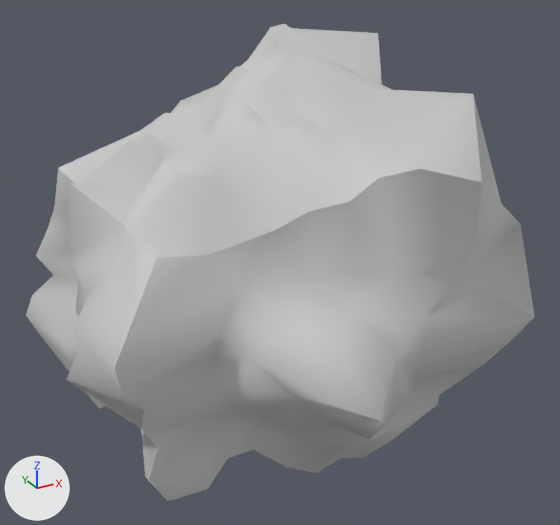
What one commit did to the FBX model Super Platformer/Button/ButtonContent/Asteroid.FBX.
Both versions are drawn from a 50 mm lens placed at (-1.74, -3.82, 2.06), pointed at (0.32, -0.07, 0.18). Every picture has the same lights, and +X, +Y and +Z are marked at lower left. Where no turn or scale is listed for an object, it has been applied to the vertices.
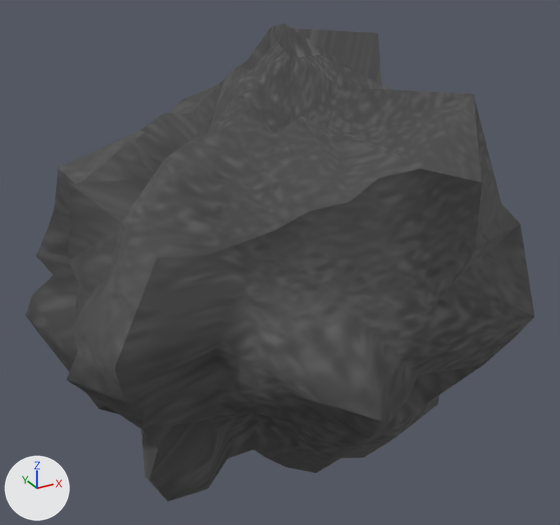
Boxes (x1, y1, x2, y2) around the edits, measured in the pictures (560 x 525 px):
'Box001', recoloured: (26, 24, 535, 501) in both

Diff of the bpy script that builds the scene:
```diff
--- a/Super Platformer/Button/ButtonContent/Asteroid.FBX.py
+++ b/Super Platformer/Button/ButtonContent/Asteroid.FBX.py
@@ img_rock_png @@
+img_rock_png = load_image('Rock.png', 'Rock.png', 512, 512, 'sRGB')
@@ mat_material__25 @@
+mat_material__25 = principled_material('Material #25')
+mat_material__25.texture = img_rock_png  # with its transparency
+mat_material__25.roughness = 0.859
@@ me_mesh @@
 me_mesh.from_pydata(...)  # 386 vertices, 768 faces; spans x -1.09..2.03, y -1.61..1.35, z -1.1..1.54
-me_mesh.materials.append(mat_default)  # light grey #cacaca
+me_mesh.materials.append(mat_material__25)  # picture img_rock_png
```
